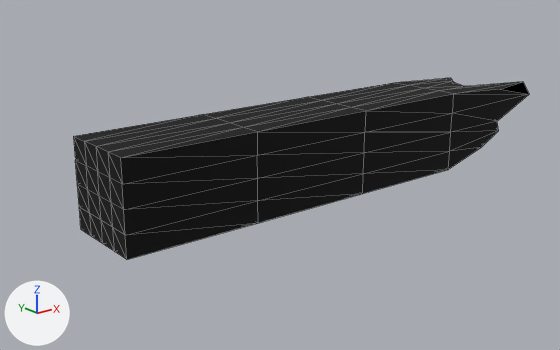
What one commit did to the glTF model godot/assets/props/modelle/balken_2m_kaputt.glb.
The view is the same before and after, from a 50 mm lens placed at (-0.619, -1.336, 0.49), pointed at (0.503, 0.066, -0.071). The axes (+X, +Y, +Z) are drawn at lower left. The lights are the same throughout. The older version comes first. Mesh edges are drawn as thin lines. Vertices at exactly the same position are counted once.

The scene before the commit, as lines of its bpy script (objects in view):
```python
me_balken_2m_kaputt = bpy.data.meshes.new('balken_2m_kaputt')
me_balken_2m_kaputt.from_pydata(...)  # 98 vertices, 192 faces; spans x 0.0..1.318, y -0.1..0.1, z -0.1..0.1
me_balken_2m_kaputt.materials.append(mat_holz_verkohlt)  # black #010101
ob_balken_2m_kaputt = bpy.data.objects.new('balken_2m_kaputt', me_balken_2m_kaputt)
ob_balken_2m_kaputt.location = (0.0, 0.0, 0.0)
```
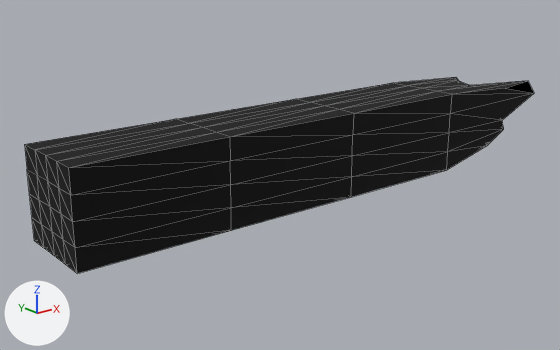
The change, as a list of edits to the scene's bpy script:
```text
Change me_balken_2m_kaputt:
    used by ob_balken_2m_kaputt; location = (0.0, 0.0, 0.0)
    remove me_balken_2m_kaputt.from_pydata(...)  # 98 vertices, 192 faces; spans x 0.0..1.318, y -0.1..0.1, z -0.1..0.1
    add me_balken_2m_kaputt.from_pydata(...)  # 98 vertices, 192 faces; spans x -0.1..1.342, y -0.1..0.1, z -0.1..0.1
    me_balken_2m_kaputt part 1: all 25 vertices in x 0.0, y -0.1..0.1, z -0.1..0.1 are moved by (-0.1, 0.0, 0.0)
    me_balken_2m_kaputt part 2: all 16 vertices in x 0.31, y -0.1..0.1, z -0.1..0.1 are moved by (-0.069, 0.0, 0.0)
    me_balken_2m_kaputt part 3: all 16 vertices in x 0.62, y -0.1..0.1, z -0.1..0.1 are moved by (-0.038, 0.0, 0.0)
    me_balken_2m_kaputt part 4: all 25 vertices in x 1.082..1.318, y -0.099..0.097, z -0.098..0.094 are moved by (0.024, 0.0, 0.0)
    other edits to the shape of me_balken_2m_kaputt do not show in these pictures
```

Location of each change, [x1, y1, x2, y2] in pixels of the pictures (560 x 350 px; the box of a moved part takes in the faces that stretch with it):
'balken_2m_kaputt', reshaped (12% wider, 8% taller): before [73, 78, 529, 260]; after [24, 77, 534, 274]
part 1 of me_balken_2m_kaputt, moved or reshaped: before [73, 136, 127, 259]; after [24, 144, 77, 273]
part 2 of me_balken_2m_kaputt, moved or reshaped: before [74, 115, 258, 260]; after [25, 119, 231, 274]
part 3 of me_balken_2m_kaputt, moved or reshaped: before [203, 97, 366, 223]; after [179, 99, 354, 230]
part 4 of me_balken_2m_kaputt, moved or reshaped: before [451, 79, 529, 94]; after [456, 78, 534, 93]
